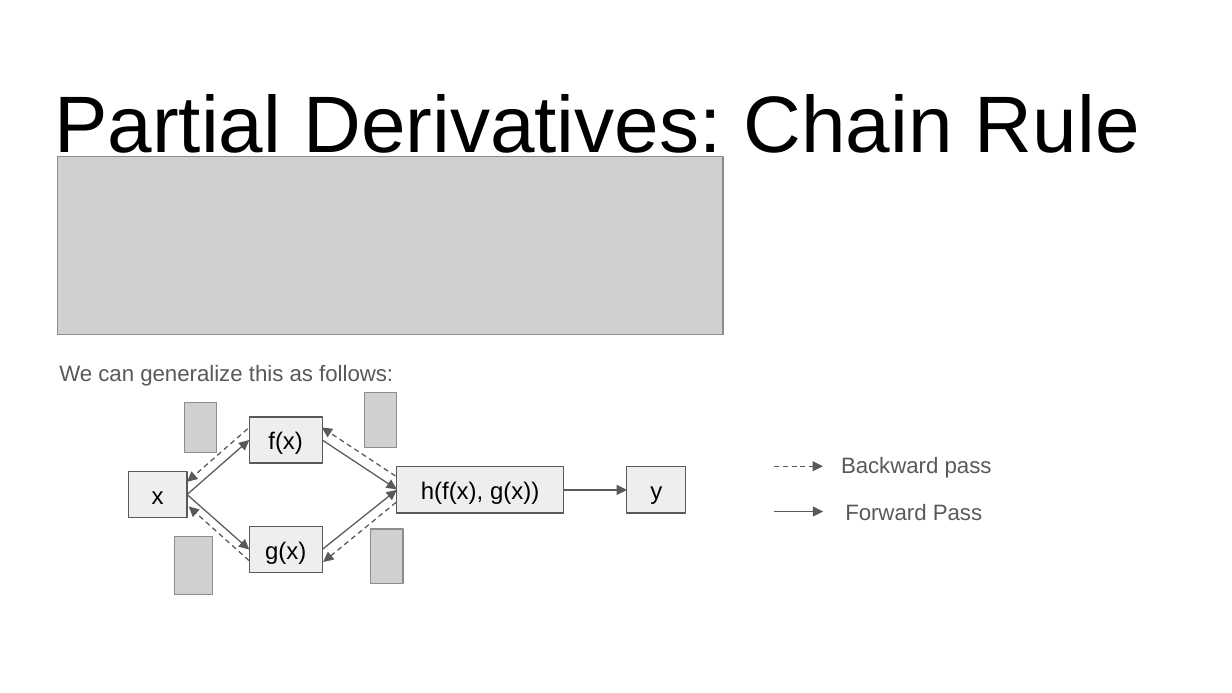
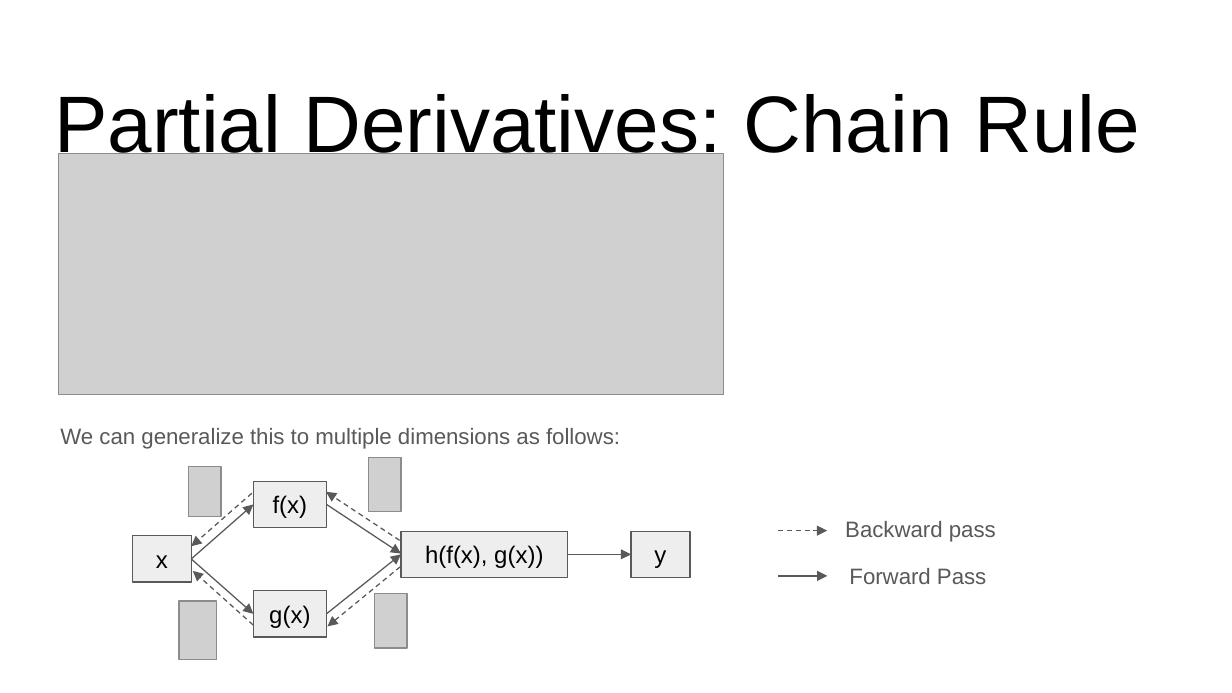
Before and after one commit to ankur6ue/deep-learning-course, a slide deck: slide 12 of Module 1/class_1.3/deep_learning_course_class_1.3.pptx (slide 9 before the commit). Drawn at 1232x693 pixels with LibreOffice and Linux fonts; fonts in the diff are those of the drawing; grey boxes stand for pictures. Boxes give left, top, right and bottom in pixels: in the first picture for what was removed or moved away, otherwise in the second. Text is boxed around its words. In the diff, an @@ line names an element or a change of style, - is before the commit and + after.

```diff
--- a/Module 1/class_1.3/deep_learning_course_class_1.3.pptx
+++ b/Module 1/class_1.3/deep_learning_course_class_1.3.pptx
@@ picture: place and size @@
-picture at [58, 156, 723, 334]
+picture at [58, 153, 723, 394]
@@ text at [60, 428, 620, 449]: text changed @@
-We can generalize this as follows:
+We can generalize this to multiple dimensions as follows:
@@ arrow moved from (187, 494) - (249, 549) to (191, 559) - (254, 504) @@
@@ arrow moved from (249, 561) - (188, 506) to (251, 493) - (191, 546) @@
@@ arrow moved from (323, 549) - (397, 490) to (326, 504) - (400, 553) @@
@@ arrow moved from (397, 503) - (323, 562) to (399, 541) - (326, 492) @@
@@ 5 rectangles, 4 pictures, 3 arrows, 2 texts: place and size @@
-5 rectangles, 4 pictures, 3 arrows, 2 texts at [128, 393, 992, 595]
+5 rectangles, 4 pictures, 3 arrows, 2 texts at [132, 457, 996, 659]
@@ arrow moved from (187, 494) - (249, 440) to (191, 559) - (254, 614) @@
@@ arrow moved from (323, 440) - (397, 489) to (326, 614) - (400, 554) @@
@@ arrow moved from (395, 476) - (322, 428) to (400, 567) - (328, 626) @@
@@ arrow moved from (248, 429) - (187, 482) to (254, 625) - (193, 570) @@
```
Also in this commit, not shown: 8 other slides changed, 4 slides added, 1 slide removed, 1 other file.
